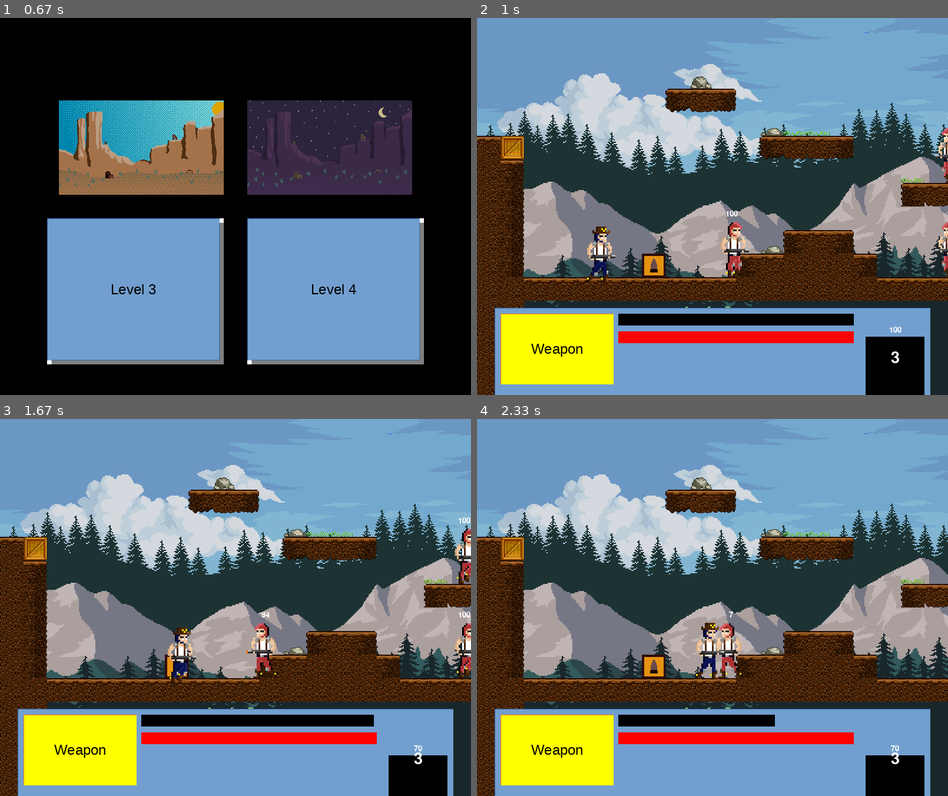
Above: before the commit, frames 1-4 (two rows, left to right).
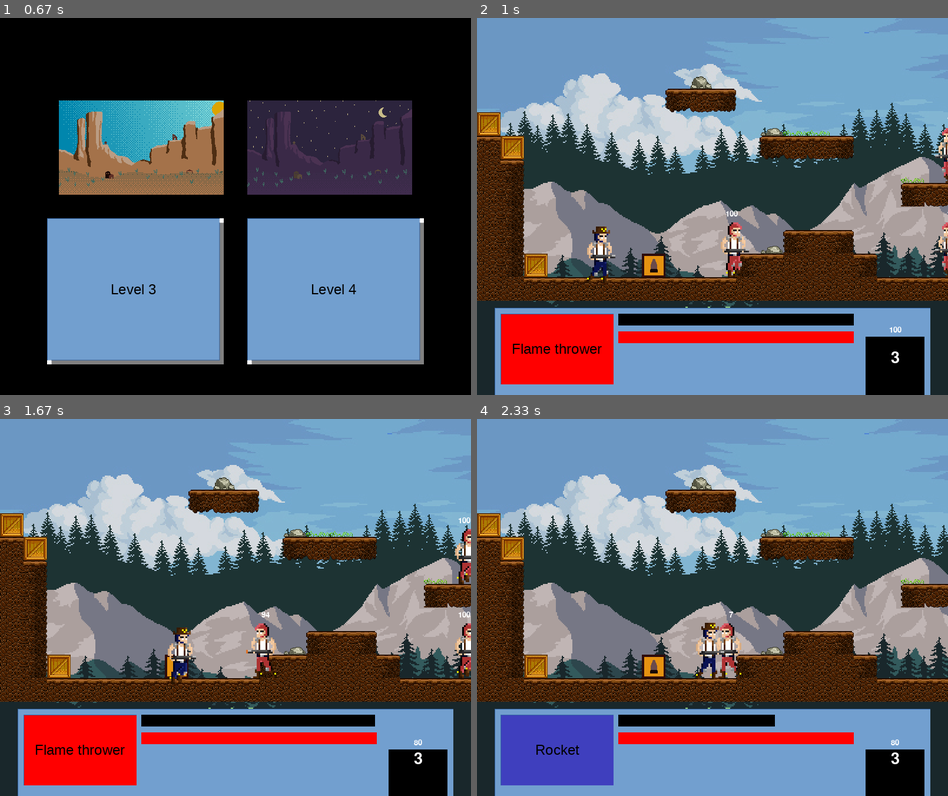
Above: after the commit, the same moments.

Repository: DevsInTheShed/pyGameJam2021
Game: pygame game, started from main.py
Two runs of this game, one before a commit and one after it. Both use one fixed random seed, a clock stepped at 60 frames per second and the inputs below.
Inputs (mouse positions are in pixels of both pictures, inside the frame that each line leads up to):
- Up to frame 1 (0.67 s): click (235, 217) at 0.38 s
- Up to frame 2 (1 s): click (811, 289) at 0.72 s
- Up to frame 3 (1.67 s): tap Space at 1, 1.4 s; hold Right from 1.33 s (still down)
- Up to frame 4 (2.33 s): tap Space at 1.7, 1.9, 2.23 s; release Right at 1.8 s; hold Up 1.83-2.13 s; tap Shift at 1.98 s; hold Right from 2.17 s (still down); tap V at 2.32 s

Frame 1 is identical in both runs. In frame 2, 6.2% of the frame differs, in the area x 0-29%, y 25-100%; in frame 3, 6.4%, in the area x 0-95%, y 25-100%; in frame 4, 6.4%.

Commit message:
update: cycle weapon hud sprite. fix some bugs

Diff:
--- a/game/bullet.py
+++ b/game/bullet.py
@@ -19,7 +19,9 @@
 		if self.rect.right < SCREEN.left or self.rect.left > SCREEN.right:
 			self.kill()
 
-		if self.rect.x >= self.owner.rect.x + 200:
+		if self.owner.direction == 1 and self.rect.x >= (self.owner.rect.x + 200):
+			self.kill()
+		if self.owner.direction == -1 and self.rect.x <= (self.owner.rect.x - 200):
 			self.kill()
 
 		for enemy in self.owner.enemies:
--- a/game/enemy.py
+++ b/game/enemy.py
@@ -15,7 +15,7 @@
         self.idlingCounter = 0
         self.vision = pygame.Rect(0,0, 150, 20)
 
-        laser = Weapon(ammo=-1, cooldown=80, damage=30, ammoImg=BulletImg)
+        laser = Weapon(ammo=-1, cooldown=80, damage=20, ammoImg=BulletImg)
         laser.active = True
 
         self.weapons = {
--- a/game/globals.py
+++ b/game/globals.py
@@ -40,6 +40,8 @@
 
 HudChrome = pygame.image.load(os.path.join('assets', 'sprites', 'ui', 'hudChrome.png'))
 ShotgunImg = pygame.image.load(os.path.join('assets', 'sprites', 'icons', 'shotgun.png'))
+RocketImg = pygame.image.load(os.path.join('assets', 'sprites', 'icons', 'rocket.png'))
+FlamethrowerImg = pygame.image.load(os.path.join('assets', 'sprites', 'icons', 'flamethrower.png'))
 
 #background
 mountain_img = pygame.image.load(os.path.join('assets', 'background', 'mountain.png')).convert_alpha()
--- a/game/player.py
+++ b/game/player.py
@@ -1,7 +1,7 @@
 from pygame.sprite import RenderUpdates
 from game.weapons import Weapon
 import pygame
-from game.globals import BulletImg, FlameImg, PlayerSprites, SCREEN, ScrollThreashold,ShotgunImg, TileSize
+from game.globals import BulletImg, FlameImg, FlamethrowerImg, PlayerSprites, RocketImg, SCREEN, ScrollThreashold,ShotgunImg, TileSize
 from game.character import Character
 
 class Player(Character):
@@ -10,13 +10,13 @@
         self.lives = 3
         self.fuel = 100
 
-        flamethrower = Weapon(ammo=500, cooldown=1, damage=2, img=ShotgunImg, ammoImg=FlameImg)
+        flamethrower = Weapon(ammo=1000, cooldown=1, damage=2, img=FlamethrowerImg, ammoImg=FlameImg)
         flamethrower.active = True
 
-        shotgun = Weapon(ammo=20, cooldown=10, damage=25, img=ShotgunImg, ammoImg=BulletImg)
+        shotgun = Weapon(ammo=20, cooldown=10, damage=50, img=ShotgunImg, ammoImg=BulletImg)
         shotgun.active = True
 
-        rocket = Weapon(ammo=3, cooldown=30, damage=75, img=ShotgunImg, ammoImg=BulletImg)
+        rocket = Weapon(ammo=3, cooldown=30, damage=75, img=RocketImg, ammoImg=BulletImg)
         rocket.active = True
 
         self.weapons = {
--- /dev/null
+++ b/level/level1_data copy.csv
@@ -0,0 +1,16 @@
+-1,-1,-1,-1,-1,-1,-1,-1,-1,-1,-1,-1,-1,-1,-1,-1,-1,-1,-1,-1,-1,-1,-1,-1,-1,-1,-1,-1,-1,-1,-1,-1,-1,-1,-1,-1,-1,-1,-1,-1,-1,-1,-1,-1,-1,-1,-1,-1,-1,-1,-1,-1,-1,-1,-1,-1,-1,-1,-1,-1,-1,-1,-1,-1,-1,-1,-1,-1,-1,-1,-1,-1,-1,-1,-1,-1,-1,-1,-1,-1,-1,-1,-1,-1,-1,-1,-1,-1,-1,-1,-1,-1,-1,-1,-1,-1,-1,-1,-1,-1,-1,-1,-1,-1,-1,-1,-1,-1,-1,-1,-1,-1,-1,-1,-1,-1,-1,-1,-1,-1,-1,-1,-1,-1,-1,-1,-1,-1,-1,-1,-1,-1,-1,-1,-1,-1,-1,-1,-1,-1,-1,-1,-1,-1,-1,-1,-1,-1,-1,-1
+-1,-1,-1,-1,-1,-1,-1,-1,-1,-1,-1,-1,-1,-1,-1,-1,-1,-1,-1,-1,-1,-1,-1,-1,-1,-1,-1,-1,-1,-1,-1,-1,-1,-1,-1,-1,-1,-1,-1,-1,-1,-1,-1,-1,-1,-1,-1,-1,-1,-1,-1,-1,-1,-1,-1,-1,-1,-1,-1,-1,-1,-1,-1,-1,-1,-1,-1,-1,-1,-1,-1,-1,-1,-1,-1,-1,-1,-1,-1,-1,-1,-1,-1,-1,-1,-1,-1,-1,-1,-1,-1,-1,-1,-1,-1,-1,-1,-1,-1,-1,-1,-1,-1,-1,-1,-1,-1,-1,-1,-1,-1,-1,-1,-1,-1,-1,-1,-1,-1,-1,-1,-1,-1,-1,-1,-1,-1,-1,-1,-1,-1,-1,-1,-1,-1,-1,-1,-1,-1,-1,-1,-1,-1,-1,-1,-1,-1,-1,-1,-1
+-1,-1,-1,-1,-1,-1,-1,-1,-1,13,-1,-1,-1,-1,-1,-1,-1,-1,-1,-1,-1,-1,-1,-1,-1,-1,-1,-1,-1,-1,-1,-1,-1,-1,-1,-1,-1,-1,-1,-1,-1,-1,-1,-1,-1,-1,-1,14,18,-1,-1,-1,-1,-1,-1,-1,-1,-1,-1,-1,-1,-1,-1,-1,-1,-1,-1,-1,-1,-1,-1,-1,-1,-1,-1,-1,-1,-1,-1,-1,-1,-1,-1,-1,-1,-1,-1,-1,-1,-1,-1,-1,-1,-1,-1,-1,-1,-1,-1,-1,-1,-1,-1,-1,-1,-1,-1,-1,-1,-1,-1,-1,-1,-1,-1,-1,-1,-1,-1,-1,-1,-1,-1,-1,-1,-1,-1,-1,-1,-1,-1,-1,-1,-1,-1,-1,-1,-1,-1,-1,-1,-1,-1,-1,-1,-1,-1,-1,-1,-1
+-1,-1,-1,-1,-1,-1,-1,-1,6,7,8,-1,-1,-1,-1,-1,-1,-1,-1,-1,-1,-1,-1,-1,-1,-1,-1,-1,-1,-1,-1,-1,-1,-1,-1,-1,-1,-1,-1,-1,-1,15,-1,-1,-1,-1,6,7,7,8,-1,-1,-1,14,14,-1,15,14,13,14,-1,-1,-1,-1,-1,-1,-1,-1,-1,-1,-1,-1,-1,-1,-1,-1,-1,-1,14,-1,-1,-1,-1,-1,-1,-1,-1,-1,-1,-1,-1,-1,-1,-1,-1,-1,-1,-1,-1,-1,-1,-1,-1,-1,-1,-1,-1,-1,-1,-1,14,15,-1,14,-1,-1,-1,-1,-1,-1,-1,-1,-1,-1,-1,-1,-1,-1,-1,-1,-1,-1,-1,-1,-1,-1,-1,-1,-1,-1,-1,-1,-1,-1,-1,-1,-1,-1,14,13
+12,-1,-1,-1,-1,-1,-1,-1,-1,-1,-1,-1,11,14,14,-1,-1,-1,-1,-1,-1,-1,-1,-1,-1,-1,-1,-1,-1,-1,-1,-1,-1,-1,-1,-1,-1,-1,-1,-1,-1,12,14,-1,-1,-1,-1,-1,-1,-1,-1,-1,6,7,7,7,7,7,7,7,8,-1,-1,-1,-1,-1,-1,15,-1,-1,-1,-1,-1,-1,-1,13,-1,-1,7,-1,-1,-1,-1,-1,-1,-1,-1,-1,-1,-1,-1,-1,-1,-1,-1,-1,-1,-1,-1,-1,-1,-1,-1,18,12,-1,-1,-1,-1,7,7,7,7,8,-1,-1,-1,-1,-1,-1,-1,-1,-1,-1,-1,-1,-1,-1,-1,-1,-1,-1,-1,-1,-1,-1,-1,-1,-1,-1,-1,-1,-1,-1,-1,14,-1,6,7,8
+0,12,-1,-1,-1,-1,-1,-1,-1,-1,-1,-1,6,7,7,8,-1,-1,-1,-1,-1,-1,-1,-1,-1,-1,-1,-1,-1,-1,-1,-1,-1,-1,14,16,14,-1,-1,6,7,7,7,8,-1,-1,-1,-1,-1,-1,-1,-1,-1,-1,-1,-1,-1,-1,-1,-1,-1,-1,-1,-1,-1,14,14,17,-1,13,-1,-1,7,-1,-1,7,-1,-1,-1,-1,-1,11,-1,-1,-1,14,15,-1,-1,-1,-1,-1,-1,-1,-1,-1,-1,-1,-1,-1,14,-1,13,1,0,2,-1,-1,-1,-1,-1,-1,-1,-1,-1,-1,-1,-1,-1,-1,-1,-1,-1,-1,-1,-1,-1,-1,-1,-1,-1,-1,-1,-1,-1,-1,-1,-1,-1,-1,-1,-1,-1,14,-1,7,-1,-1,-1,-1
+4,2,-1,-1,-1,-1,-1,-1,-1,-1,-1,-1,-1,-1,-1,-1,-1,-1,14,-1,14,15,14,13,-1,-1,-1,-1,-1,-1,-1,14,-1,-1,1,0,2,-1,-1,-1,-1,-1,-1,-1,-1,-1,-1,-1,-1,-1,-1,-1,-1,-1,-1,-1,-1,-1,-1,-1,-1,-1,-1,-1,-1,1,0,0,0,2,-1,-1,-1,-1,-1,-1,-1,-1,-1,-1,-1,7,-1,-1,1,0,0,0,2,-1,-1,-1,-1,-1,-1,-1,-1,-1,-1,14,1,0,0,4,4,5,-1,-1,-1,-1,-1,-1,-1,-1,-1,-1,7,-1,-1,-1,-1,-1,-1,-1,-1,-1,-1,-1,-1,-1,-1,-1,-1,-1,-1,-1,-1,-1,-1,-1,13,-1,-1,7,-1,-1,-1,-1,-1,-1
+4,5,-1,-1,-1,-1,-1,-1,-1,-1,-1,-1,-1,-1,-1,-1,-1,-1,1,7,7,7,7,7,8,-1,-1,-1,-1,13,-1,0,-1,-1,3,4,5,-1,-1,-1,-1,-1,-1,-1,-1,-1,-1,-1,-1,-1,-1,-1,-1,-1,-1,-1,-1,-1,-1,-1,-1,-1,-1,-1,-1,3,4,4,4,5,4,4,4,4,4,4,4,4,4,4,4,4,4,4,3,4,4,4,5,-1,-1,-1,-1,-1,14,14,13,-1,-1,1,4,4,4,4,4,5,-1,-1,-1,-1,-1,-1,-1,-1,14,-1,-1,-1,17,-1,-1,-1,-1,-1,-1,-1,-1,-1,-1,-1,-1,-1,-1,-1,-1,-1,-1,-1,-1,6,7,8,-1,-1,-1,-1,-1,-1,-1,-1
+4,5,-1,-1,-1,-1,-1,-1,-1,-1,-1,-1,-1,-1,-1,-1,-1,-1,-1,-1,-1,-1,-1,-1,-1,-1,-1,-1,14,1,0,5,4,4,3,4,5,-1,-1,-1,-1,-1,-1,-1,-1,-1,-1,-1,-1,-1,-1,-1,-1,-1,-1,-1,-1,-1,-1,-1,-1,-1,-1,-1,-1,3,4,4,4,5,4,4,4,4,4,4,4,4,4,4,4,4,4,4,3,4,4,4,4,2,-1,-1,-1,6,7,7,8,-1,-1,3,4,4,4,4,4,5,-1,-1,-1,13,14,14,11,-1,7,-1,-1,-1,7,-1,-1,-1,-1,-1,-1,-1,-1,-1,-1,-1,-1,-1,-1,11,1,2,-1,-1,-1,-1,-1,-1,-1,-1,-1,-1,-1,-1,-1,-1
+4,5,-1,-1,-1,-1,-1,-1,-1,-1,-1,-1,11,1,0,2,-1,-1,-1,-1,-1,-1,-1,-1,-1,-1,-1,1,0,4,4,5,4,4,3,4,5,-1,-1,-1,-1,-1,-1,-1,-1,-1,-1,-1,-1,-1,-1,-1,-1,-1,-1,-1,-1,-1,-1,-1,-1,-1,-1,-1,-1,3,4,4,4,5,4,4,4,4,4,4,4,4,4,4,4,4,4,4,3,4,4,4,4,5,-1,-1,-1,-1,-1,-1,-1,-1,-1,3,4,4,4,4,4,5,-1,-1,6,7,7,7,8,-1,-1,-1,-1,-1,-1,-1,-1,-1,13,-1,15,14,12,-1,11,14,-1,1,0,0,4,5,4,4,4,4,4,4,4,4,4,4,4,4,4,4
+4,5,12,-1,-1,-1,-1,16,-1,-1,15,1,0,4,4,4,2,-1,-1,-1,14,15,11,14,14,-1,1,4,4,4,4,5,4,4,3,4,5,-1,-1,-1,-1,-1,-1,-1,-1,-1,-1,-1,-1,-1,-1,-1,-1,-1,-1,-1,-1,-1,-1,-1,-1,-1,-1,-1,-1,3,4,4,4,5,4,4,4,4,4,4,4,4,4,4,4,4,4,4,3,4,4,4,4,5,4,4,4,4,4,4,4,4,4,3,4,4,4,4,4,5,4,4,4,4,4,4,4,4,4,4,4,4,4,4,4,1,0,0,0,0,0,0,0,0,0,4,4,4,4,5,4,4,4,4,4,4,4,4,4,4,4,4,4,4
+4,4,0,0,0,0,0,0,0,0,0,4,4,4,4,4,4,0,0,0,0,0,0,0,0,0,4,4,4,4,4,4,4,4,4,4,4,-1,-1,-1,-1,-1,-1,-1,-1,-1,-1,-1,-1,-1,-1,-1,-1,-1,-1,-1,-1,-1,-1,-1,-1,-1,-1,-1,-1,3,4,4,4,5,4,4,4,4,4,4,4,4,4,4,4,4,4,4,3,4,4,4,4,5,4,4,4,4,4,4,4,4,4,3,4,4,4,4,4,5,4,4,4,4,4,4,4,4,4,4,4,4,4,4,4,3,4,4,4,4,4,4,4,4,4,4,4,4,4,5,4,4,4,4,4,4,4,4,4,4,4,4,4,4
+4,4,-1,-1,-1,-1,-1,-1,-1,-1,-1,-1,-1,-1,-1,-1,-1,-1,-1,-1,-1,-1,-1,-1,-1,-1,-1,-1,-1,-1,-1,-1,-1,-1,-1,-1,-1,-1,-1,-1,-1,-1,-1,-1,-1,-1,-1,-1,-1,-1,-1,-1,-1,-1,-1,-1,-1,-1,-1,-1,-1,-1,-1,-1,-1,-1,-1,-1,-1,-1,-1,-1,-1,-1,-1,-1,-1,-1,-1,-1,-1,-1,-1,-1,-1,-1,-1,-1,-1,-1,-1,-1,-1,-1,-1,-1,-1,-1,-1,-1,-1,-1,-1,-1,-1,-1,-1,-1,-1,-1,-1,-1,-1,-1,-1,-1,-1,-1,-1,-1,-1,-1,-1,-1,-1,-1,-1,-1,-1,-1,-1,-1,-1,-1,-1,-1,-1,-1,-1,-1,-1,-1,-1,-1,-1,-1,-1,-1,-1,-1
+4,4,-1,-1,-1,-1,-1,-1,-1,-1,-1,-1,-1,-1,-1,-1,-1,-1,-1,-1,-1,-1,-1,-1,-1,-1,-1,-1,-1,-1,-1,-1,-1,-1,-1,-1,-1,-1,-1,-1,-1,-1,-1,-1,-1,-1,-1,-1,-1,-1,-1,-1,-1,-1,-1,-1,-1,-1,-1,-1,-1,-1,-1,-1,-1,-1,-1,-1,-1,-1,-1,-1,-1,-1,-1,-1,-1,-1,-1,-1,-1,-1,-1,-1,-1,-1,-1,-1,-1,-1,-1,-1,-1,-1,-1,-1,-1,-1,-1,-1,-1,-1,-1,-1,-1,-1,-1,-1,-1,-1,-1,-1,-1,-1,-1,-1,-1,-1,-1,-1,-1,-1,-1,-1,-1,-1,-1,-1,-1,-1,-1,-1,-1,-1,-1,-1,-1,-1,-1,-1,-1,-1,-1,-1,-1,-1,-1,-1,-1,-1
+4,4,-1,-1,-1,-1,-1,-1,-1,-1,-1,-1,-1,-1,-1,-1,-1,-1,-1,-1,-1,-1,-1,-1,-1,-1,-1,-1,-1,-1,-1,-1,-1,-1,-1,-1,-1,-1,-1,-1,-1,-1,-1,-1,-1,-1,-1,-1,-1,-1,-1,-1,-1,-1,-1,-1,-1,-1,-1,-1,-1,-1,-1,-1,-1,-1,-1,-1,-1,-1,-1,-1,-1,-1,-1,-1,-1,-1,-1,-1,-1,-1,-1,-1,-1,-1,-1,-1,-1,-1,-1,-1,-1,-1,-1,-1,-1,-1,-1,-1,-1,-1,-1,-1,-1,-1,-1,-1,-1,-1,-1,-1,-1,-1,-1,-1,-1,-1,-1,-1,-1,-1,-1,-1,-1,-1,-1,-1,-1,-1,-1,-1,-1,-1,-1,-1,-1,-1,-1,-1,-1,-1,-1,-1,-1,-1,-1,-1,-1,-1
+4,4,-1,-1,-1,-1,-1,-1,-1,-1,-1,-1,-1,-1,-1,-1,-1,-1,-1,-1,-1,-1,-1,-1,-1,-1,-1,-1,-1,-1,-1,-1,-1,-1,-1,-1,-1,-1,-1,-1,-1,-1,-1,-1,-1,-1,-1,-1,-1,-1,-1,-1,-1,-1,-1,-1,-1,-1,-1,-1,-1,-1,-1,-1,-1,-1,-1,-1,-1,-1,-1,-1,-1,-1,-1,-1,-1,-1,-1,-1,-1,-1,-1,-1,-1,-1,-1,-1,-1,-1,-1,-1,-1,-1,-1,-1,-1,-1,-1,-1,-1,-1,-1,-1,-1,-1,-1,-1,-1,-1,-1,-1,-1,-1,-1,-1,-1,-1,-1,-1,-1,-1,-1,-1,-1,-1,-1,-1,-1,-1,-1,-1,-1,-1,-1,-1,-1,-1,-1,-1,-1,-1,-1,-1,-1,-1,-1,-1,-1,-1
--- a/level/level1_data.csv
+++ b/level/level1_data.csv
@@ -1,16 +1,16 @@
 -1,-1,-1,-1,-1,-1,-1,-1,-1,-1,-1,-1,-1,-1,-1,-1,-1,-1,-1,-1,-1,-1,-1,-1,-1,-1,-1,-1,-1,-1,-1,-1,-1,-1,-1,-1,-1,-1,-1,-1 …(330 unchanged characters)…
 -1,-1,-1,-1,-1,-1,-1,-1,-1,-1,-1,-1,-1,-1,-1,-1,-1,-1,-1,-1,-1,-1,-1,-1,-1,-1,-1,-1,-1,-1,-1,-1,-1,-1,-1,-1,-1,-1,-1,-1 …(330 unchanged characters)…
 -1,-1,-1,-1,-1,-1,-1,-1,-1,13,-1,-1,-1,-1,-1,-1,-1,-1,-1,-1,-1,-1,-1,-1,-1,-1,-1,-1,-1,-1,-1,-1,-1,-1,-1,-1,-1,-1,-1,-1 …(330 unchanged characters)…
--1,-1,-1,-1,-1,-1,-1,-1,6,7,8,-1,-1,-1,-1,-1,-1,-1,-1,-1,-1, …(338 unchanged characters)… -1,-1,-1,-1,-1,-1,-1,-1,-1,-1,-1,-1,-1,19,13
--1,-1,-1,-1,-1,-1,-1,-1,-1,-1,-1,-1,11,14, …(389 unchanged characters)…
+-1,-1,-1,-1,-1,-1,-1,-1,6,7,8,-1,-1,-1,-1,-1,-1,-1,-1,-1,-1, …(338 unchanged characters)… -1,-1,-1,-1,-1,-1,-1,-1,-1,-1,-1,-1,-1,14,13
+12,-1,-1,-1,-1,-1,-1,-1,-1,-1,-1,-1,11,14, …(389 unchanged characters)…
 0,12,-1,-1,-1,-1,-1,-1,-1,-1,-1,-1,6,7,7,8,-1,-1,-1,-1,-1,-1,-1,-1,-1,-1,-1,-1,-1,-1,-1,-1,-1,-1,14,16,14,-1,-1,6,7,7,7 …(314 unchanged characters)…
 4,2,-1,-1,-1,-1,-1,-1,-1,-1,-1,-1,-1,-1,-1,-1,-1,-1,14,-1,14,15,14,13,-1,-1,-1,-1,-1,-1,-1,14,-1,-1,1,0,2,-1,-1,-1,-1,- …(306 unchanged characters)…
-4,5,-1,-1,-1,-1,-1,-1,-1,-1,-1,-1,-1,-1,-1,-1,-1,-1,1,7,7,7,7,7,8,-1,-1,-1,-1,13,-1,0,-1,-1,3,4,5,-1,-1,-1,-1,-1,-1,-1,-1,-1,-1,-1,-1,-1,-1,-1,-1,-1,-1,-1,-1,-1,-1,-1,-1,-1,-1,-1,-1,3,4,4,4,5,9,9,9,9,9,9,9,9,9,9,9,9,9,9,3,4,4,4,5,-1,-1,-1,-1,-1,14,14,13,-1,-1 …(143 unchanged characters)…
-4,5,-1,-1,-1,-1,-1,-1,-1,-1,-1,-1,-1,-1,-1,-1,-1,-1,-1,-1,-1,-1,-1,-1,-1,-1,-1,-1,14,1,0,5,9,9,3,4,5,-1,-1,-1,-1,-1,-1,-1,-1,-1,-1,-1,-1,-1,-1,-1,-1,-1,-1,-1,-1,-1,-1,-1,-1,-1,-1,-1,-1,3,4,4,4,5,10,10,10,10,10,10,10,10,10,10,10,10,10,10,3,4,4,4,4,2,-1,-1,-1,6,7,7,8,-1,-1,3,4, …(137 unchanged characters)…
-4,5,-1,-1,-1,-1,-1,-1,-1,-1,-1,-1,11,1,0,2,-1,-1,-1,-1,-1,-1,-1,-1,-1,-1,-1,1,0,4,4,5,10,10,3,4,5,-1,-1,-1,-1,-1,-1,-1,-1,-1,-1,-1,-1,-1,-1,-1,-1,-1,-1,-1,-1,-1,-1,-1,-1,-1,-1,-1,-1,3,4,4,4,5,10,10,10,10,10,10,10,10,10,10,10,10,10,10,3,4,4,4,4,5,-1,-1,-1,-1,-1,-1,-1,-1,-1,3,4,4,4,4,4,5,-1,-1,6,7,7,7,8,-1,-1,-1,-1,-1,-1,-1,-1,-1,13,-1,15,14,12,-1,11,14,-1,1,0,0,4,5,9,9,9,9,9,9,9,9,9,9,9,9,9,9
-4,5,-1,-1,-1,-1,-1,16,-1,-1,15,1,0,4,4,4,2,-1,-1,-1,14,15,11,14,14,-1,1,4,4,4,4,5,10,10,3,4,5,-1,-1,-1,-1,-1,-1,-1,-1,-1,-1,-1,-1,-1,-1,-1,-1,-1,-1,-1,-1,-1,-1,-1,-1,-1,-1,-1,-1,3,4,4,4,5,10,10,10,10,10,10,10,10,10,10,10,10,10,10,3,4,4,4,4,5,9,9,9,9,9,9,9,9,9,3,4,4,4,4,4,5,9,9,9,9,9,9,9,9,9,9,9,9,9,9,9,1,0,0,0,0,0,0,0,0,0,4,4,4,4,5,10,10,10,10,10,10,10,10,10,10,10,10,10,10
-4,4,0,0,0,0,0,0,0,0,0,4,4,4,4,4,4,0,0,0,0,0,0,0,0,0,4,4,4,4,4,4,4,4,4,4,4,-1,-1,-1,-1,-1,-1,-1,-1,-1,-1,-1,-1,-1,-1,-1,-1,-1,-1,-1,-1,-1,-1,-1,-1,-1,-1,-1,-1,3,4,4,4,5,10,10,10,10,10,10,10,10,10,10,10,10,10,10,3,4,4,4,4,5,10,10,10,10,10,10,10,10,10,3,4,4,4,4,4,5,10,10,10,10,10,10,10,10,10,10,10,10,10,10,10,3,4,4,4,4,4,4,4,4,4,4,4,4,4,5,10,10,10,10,10,10,10,10,10,10,10,10,10,10
-4,4,-1,-1,-1,-1,-1,-1,-1,-1,-1,-1,-1,-1,-1, …(404 unchanged characters)…
-4,4,-1,-1,-1,-1,-1,-1,-1,-1,-1,-1,-1,-1,-1, …(404 unchanged characters)…
-4,4,-1,-1,-1,-1,-1,-1,-1,-1,-1,-1,-1,-1,-1, …(404 unchanged characters)…
-4,4,-1,-1,-1,-1,-1,-1,-1,-1,-1,-1,-1,-1,-1, …(404 unchanged characters)…
+4,5,-1,-1,-1,-1,-1,-1,-1,-1,-1,-1,-1,-1,-1,-1,-1,-1,1,7,7,7,7,7,8,-1,-1,-1,-1,13,-1,0,0,0,0,4,5,-1,-1,-1,-1,-1,-1,-1,-1,-1,-1,-1,-1,-1,-1,-1,-1,-1,-1,-1,-1,-1,-1,-1,-1,-1,-1,-1,-1,3,4,4,4,5,4,4,4,4,4,4,4,4,4,4,4,4,4,4,3,4,4,4,5,-1,-1,-1,-1,-1,14,14,13,-1,-1 …(143 unchanged characters)…
+4,5,-1,-1,-1,-1,-1,-1,-1,-1,-1,-1,-1,-1,-1,-1,-1,-1,-1,-1,-1,-1,-1,-1,-1,-1,-1,-1,14,1,0,4,4,4,4,4,5,-1,-1,-1,-1,-1,-1,-1,-1,-1,-1,-1,-1,-1,-1,-1,-1,-1,-1,-1,-1,-1,-1,-1,-1,-1,-1,-1,0,3,4,4,4,5,4,4,4,4,4,4,4,4,4,4,4,4,4,4,3,4,4,4,4,2,-1,-1,-1,6,7,7,8,-1,-1,3,4, …(137 unchanged characters)…
+4,5,-1,-1,-1,-1,-1,-1,-1,-1,-1,-1,11,1,0,2,-1,-1,-1,-1,-1,-1,-1,-1,-1,-1,-1,1,0,4,4,4,4,4,4,4,5,-1,-1,-1,-1,-1,-1,-1,-1,-1,-1,-1,-1,-1,-1,-1,-1,-1,-1,-1,-1,-1,-1,-1,-1,-1,-1,0,4,3,4,4,4,5,4,4,4,4,4,4,4,4,4,4,4,4,4,4,3,4,4,4,4,5,-1,-1,-1,-1,-1,-1,-1,-1,-1,3,4,4,4,4,4,5,-1,-1,6,7,7,7,8,-1,-1,-1,-1,-1,-1,-1,-1,-1,13,-1,15,14,12,-1,11,14,-1,1,0,0,4,5,4,4,4,4,4,4,4,4,4,4,4,4,4,4
+4,5,12,-1,-1,-1,-1,16,-1,-1,15,1,0,4,4,4,2,-1,-1,-1,14,15,11,14,14,-1,1,4,4,4,4,4,4,4,4,4,5,-1,-1,-1,-1,-1,-1,-1,-1,-1,-1,-1,-1,-1,-1,-1,-1,-1,-1,-1,-1,-1,-1,-1,-1,-1,0,4,4,3,4,4,4,5,4,4,4,4,4,4,4,4,4,4,4,4,4,4,3,4,4,4,4,5,4,4,4,4,4,4,4,4,4,3,4,4,4,4,4,5,4,4,4,4,4,4,4,4,4,4,4,4,4,4,4,1,0,0,0,0,0,0,0,0,0,4,4,4,4,5,4,4,4,4,4,4,4,4,4,4,4,4,4,4
+4,4,0,0,0,0,0,0,0,0,0,4,4,4,4,4,4,0,0,0,0,0,0,0,0,0,4,4,4,4,4,4,4,4,4,4,4,0,0,0,0,0,0,0,0,0,0,0,0,0,0,0,0,0,0,0,0,0,0,0,0,0,3,4,4,4,4,4,4,5,4,4,4,4,4,4,4,4,4,4,4,4,4,4,3,4,4,4,4,5,4,4,4,4,4,4,4,4,4,3,4,4,4,4,4,5,4,4,4,4,4,4,4,4,4,4,4,4,4,4,4,3,4,4,4,4,4,4,4,4,4,4,4,4,4,5,4,4,4,4,4,4,4,4,4,4,4,4,4,4
+-1,-1,-1,-1,-1,-1,-1,-1,-1,-1,-1,-1,-1,-1,-1, …(404 unchanged characters)…
+-1,-1,-1,-1,-1,-1,-1,-1,-1,-1,-1,-1,-1,-1,-1, …(404 unchanged characters)…
+-1,-1,-1,-1,-1,-1,-1,-1,-1,-1,-1,-1,-1,-1,-1, …(404 unchanged characters)…
+-1,-1,-1,-1,-1,-1,-1,-1,-1,-1,-1,-1,-1,-1,-1, …(404 unchanged characters)…
Binary file added: assets/sprites/icons/flamethrower.png
Binary file added: assets/sprites/icons/rocket.png
Binary file changed: assets/sprites/icons/shotgun.png
Not shown, added: assets/sprites/icons/.~lock.shotgun.png#
